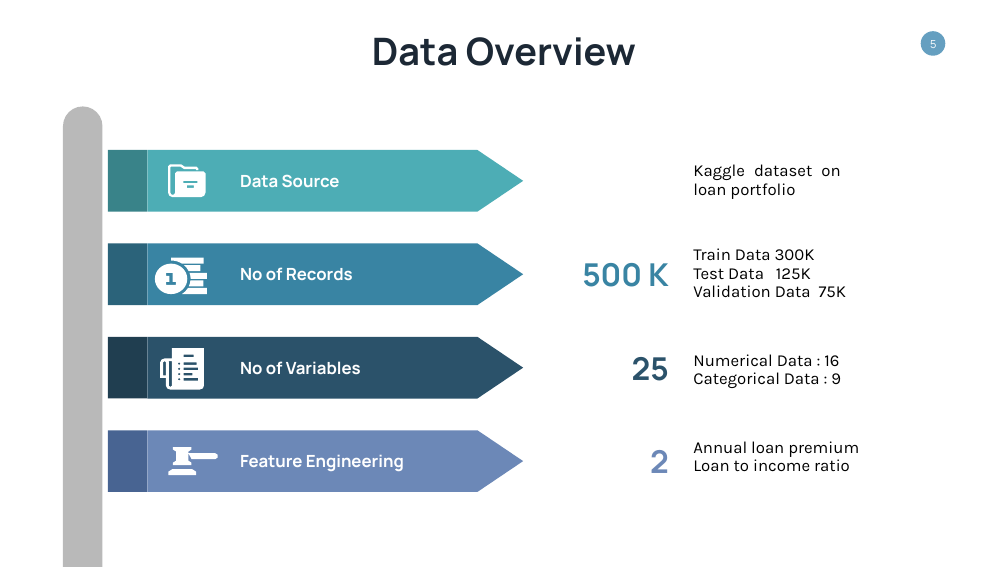
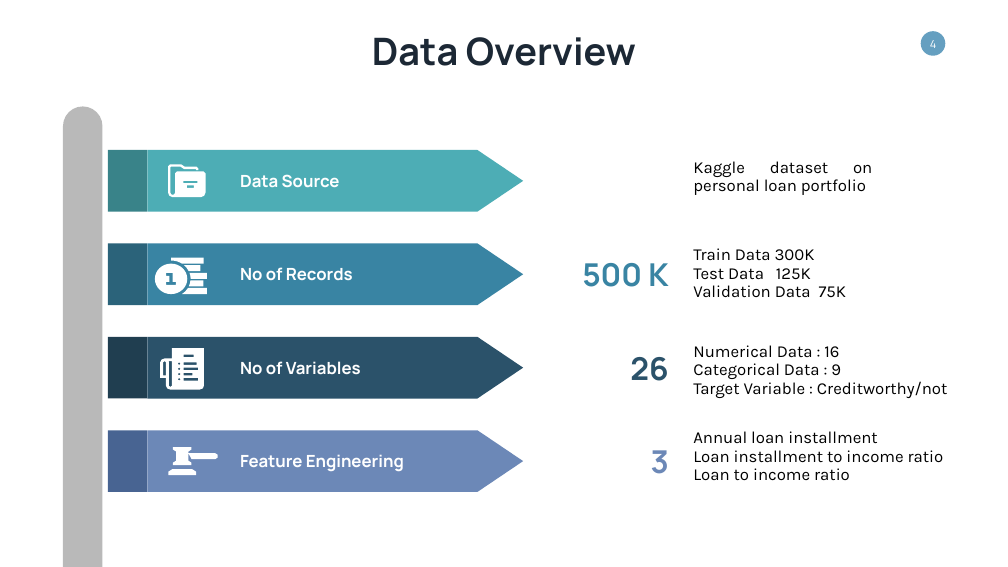
Before and after one commit to yasiSriLanka/dsc-capstone-Creditworthiness-of-Borrowers-prediction, a slide deck: slide 4 of Machine Learning Model - DefaultShield.pptx (slide 5 before the commit). Drawn at 1008x567 pixels with LibreOffice and Linux fonts; fonts in the diff are those of the drawing. Boxes give left, top, right and bottom in pixels: in the first picture for what was removed or moved away, otherwise in the second. Text is boxed around its words. In the diff, an @@ line names an element or a change of style, - is before the commit and + after.

```diff
--- a/Machine Learning Model - DefaultShield.pptx
+++ b/Machine Learning Model - DefaultShield.pptx
@@ page number at (930,40,936,48): text changed @@
-5
+4
@@ text at (693,161,872,195): text changed @@
-Kaggle dataset on loan portfolio
+Kaggle dataset on personal loan portfolio
@@ text at (630,357,668,381): text changed @@
-25
+26
@@ text "Numerical Data : 16": place and size @@
-text "Numerical Data : 16" at (693,354,841,388)
+text "Numerical Data : 16" at (693,345,947,398)
@@ text at (693,381,947,398): paragraph added @@
+Target Variable : Creditworthy/not
@@ text "Annual loan installment": place and size @@
-text "Annual loan installment" at (693,441,859,471)
+text "Annual loan installment" at (693,431,944,480)
@@ text at (693,431,944,463): text changed @@
-Annual loan premium
+Annual loan installment
+Loan installment to income ratio
@@ text at (651,450,669,474): text changed @@
-2
+3
```
Also in this commit, not shown: 7 other slides changed, 4 other files.
